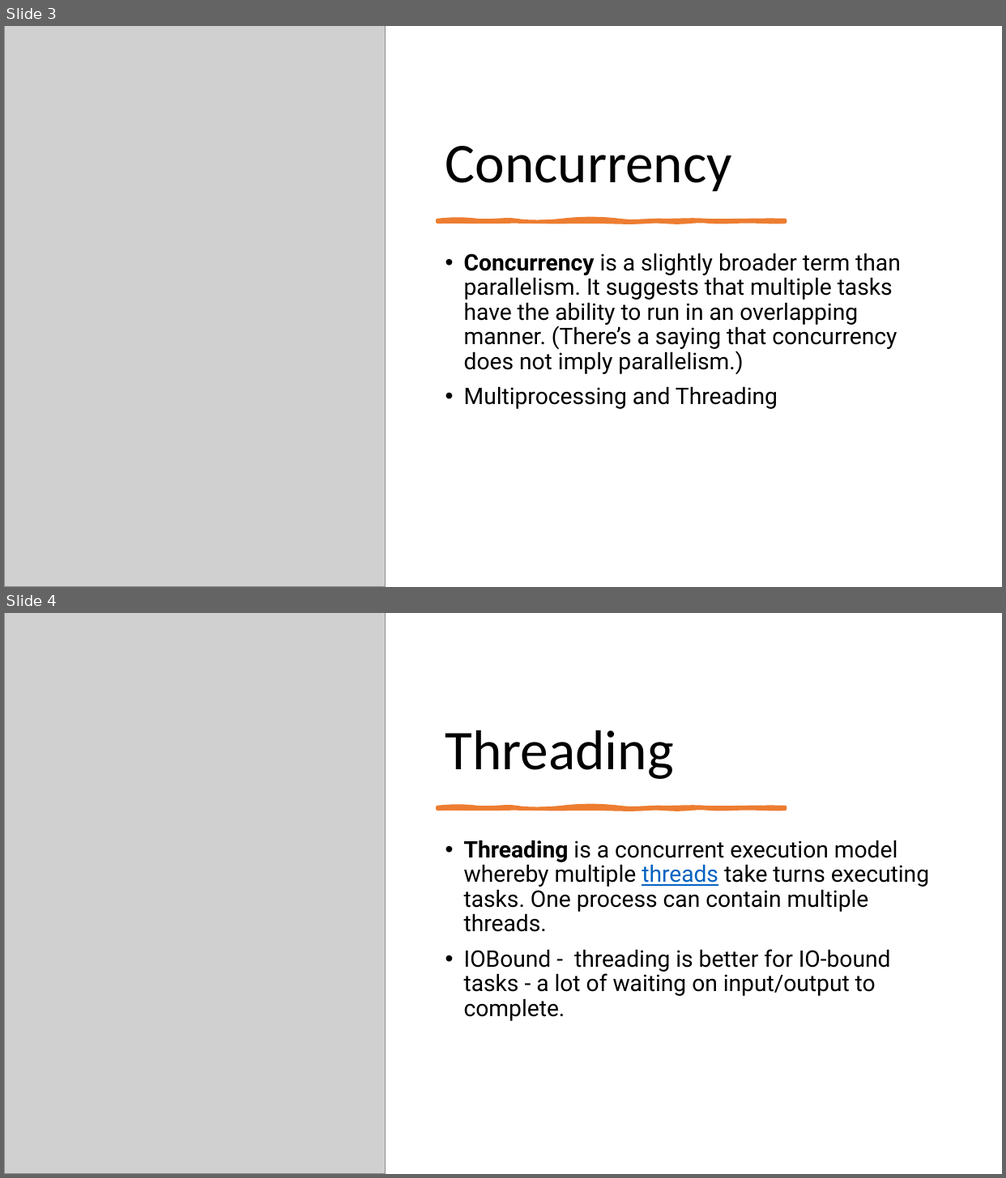
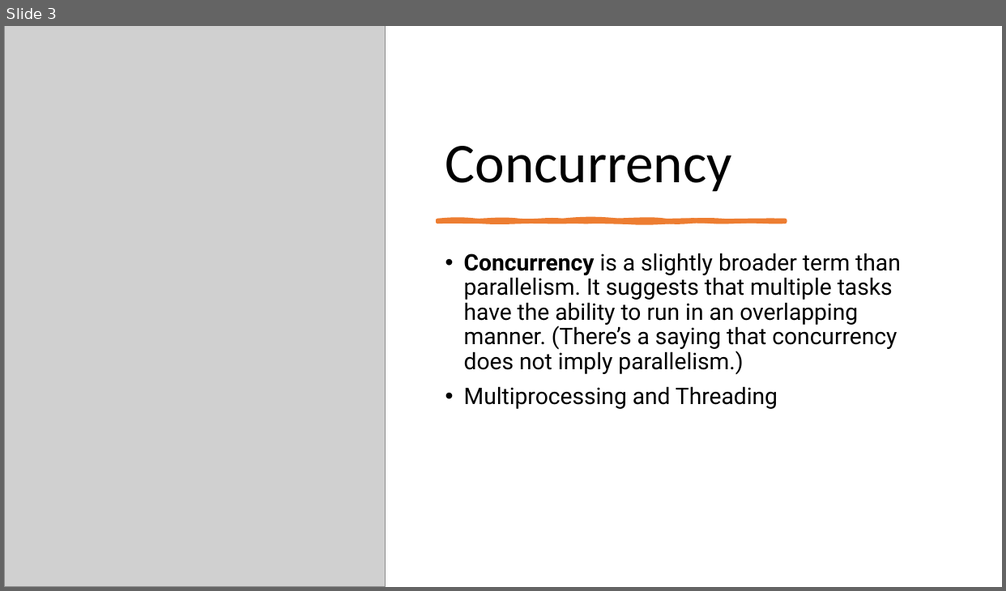
Before and after one commit to Scaleup-Excellenteam/final-exercise-damianti, a slide deck: controller/pptx_parser_/asyncio-intro.pptx. Shown one above the other, each under a label of ours: slides 3 and 4 before the commit, slide 3 after it. The pictures are 1006x1178 and 1006x591 pixels, drawn with LibreOffice and Linux fonts; fonts in the diff are those of the drawing; grey boxes stand for pictures. Boxes give left, top, right and bottom in pixels: in the first picture for what was removed or moved away, otherwise in the second. Text is boxed around its words. In the diff, an @@ line names an element or a change of style, - is before the commit and + after.

```diff
--- a/controller/pptx_parser_/asyncio-intro.pptx
+++ b/controller/pptx_parser_/asyncio-intro.pptx
@@ slide 4 removed at (4,613,1002,1174), background #FFFFFF @@
@@ picture removed at (4,613,385,1174) @@
@@ title removed at (445,730,674,779) @@
-Threading
@@ freeform shape removed at (437,807,785,809) @@
@@ text removed at (464,840,929,1021) @@
-• Threading is a concurrent execution model whereby multiple threads take turns executing tasks. One process can contain multiple threads.
-• IOBound - threading is better for IO-bound tasks - a lot of waiting on input/output to complete.
@@ slide 3 changed as well @@
@@ freeform shape at (437,220,785,222): outline redrawn @@
```
Also in this commit, not shown: 1 other slide changed, 6 other slides removed, 4 other files.
